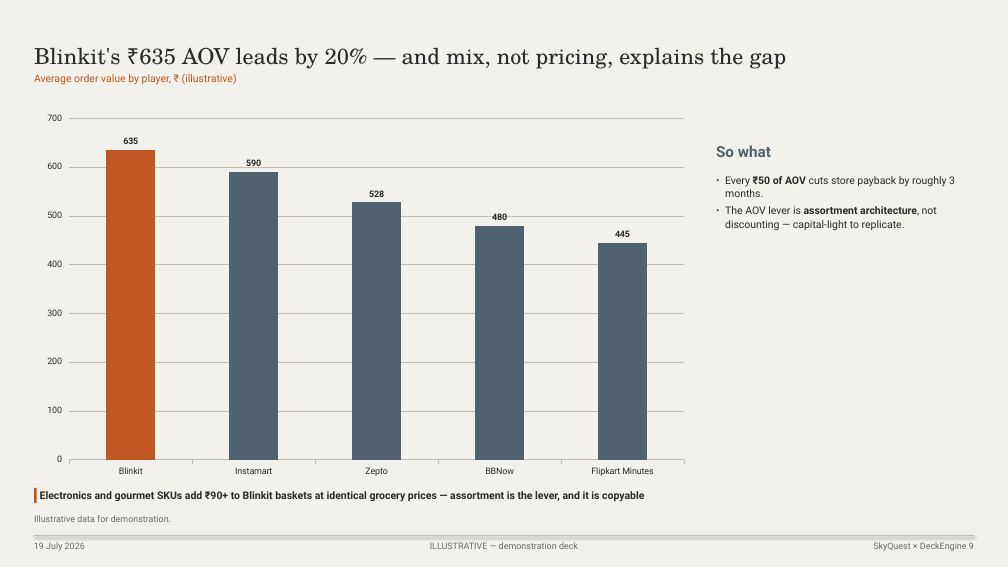
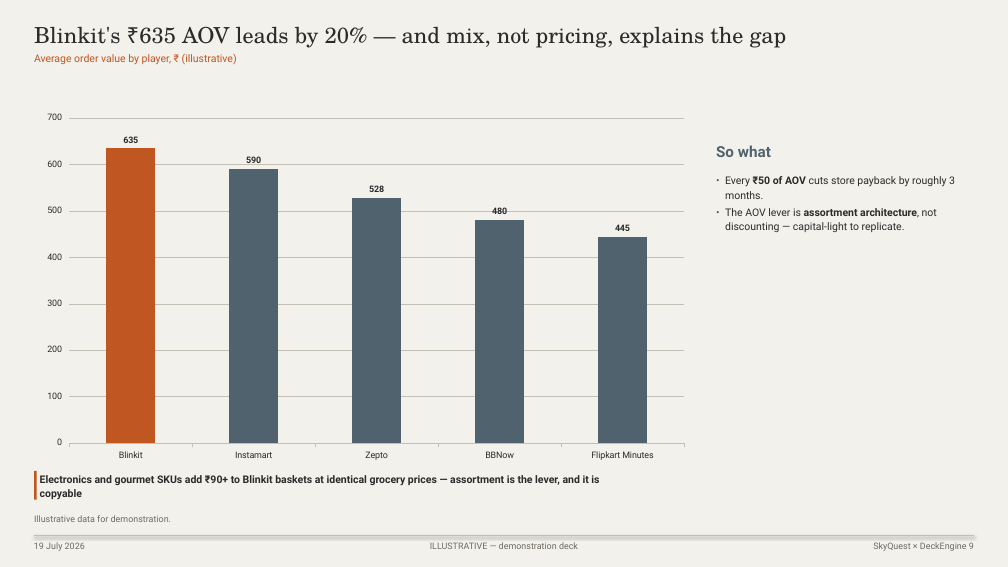
Before and after one commit to addiskers/pptv1, a slide deck: slide 9 of eval/out/showcase_qcommerce.pptx. Drawn at 1008x567 pixels with LibreOffice and Linux fonts; fonts in the diff are those of the drawing. Boxes give left, top, right and bottom in pixels: in the first picture for what was removed or moved away, otherwise in the second. Text is boxed around its words. In the diff, an @@ line names an element or a change of style, - is before the commit and + after.

```diff
--- a/eval/out/showcase_qcommerce.pptx
+++ b/eval/out/showcase_qcommerce.pptx
@@ text "Blinkit's ₹635 AOV leads by ...": place and size @@
-text "Blinkit's ₹635 AOV leads by ..." at <box>34,47,787,69</box>
+text "Blinkit's ₹635 AOV leads by ..." at <box>34,26,787,48</box>
@@ text "Blinkit's ₹635 AOV leads by ..." at <box>34,26,787,48</box>: line spacing 23.9pt to 24.4pt @@
@@ text "Average order value by player, ...": place and size @@
-text "Average order value by player, ..." at <box>34,74,237,85</box>
+text "Average order value by player, ..." at <box>34,54,237,65</box>
@@ column chart: place and size @@
-column chart at <box>34,106,697,485</box>
+column chart at <box>34,106,697,468</box>
@@ line spacing 13.3pt to 13.6pt in 4 elements at <box>725,176,955,199</box>, <box>725,208,937,232</box>, <box>34,54,237,65</box>, <box>716,204,725,219</box> @@
@@ rectangle: place and size @@
-rectangle at <box>34,488,37,503</box>
+rectangle at <box>34,471,37,500</box>
@@ text at <box>40,475,599,499</box>: text changed @@
-Electronics and gourmet SKUs add ₹90+ to Blinkit baskets at identical grocery prices — assortment is the lever, and it is copyable
+Electronics and gourmet SKUs add ₹90+ to Blinkit baskets at identical grocery prices — assortment is the lever, and it is
+copyable
```
Also in this commit, not shown: 13 other slides changed, 26 other files.
